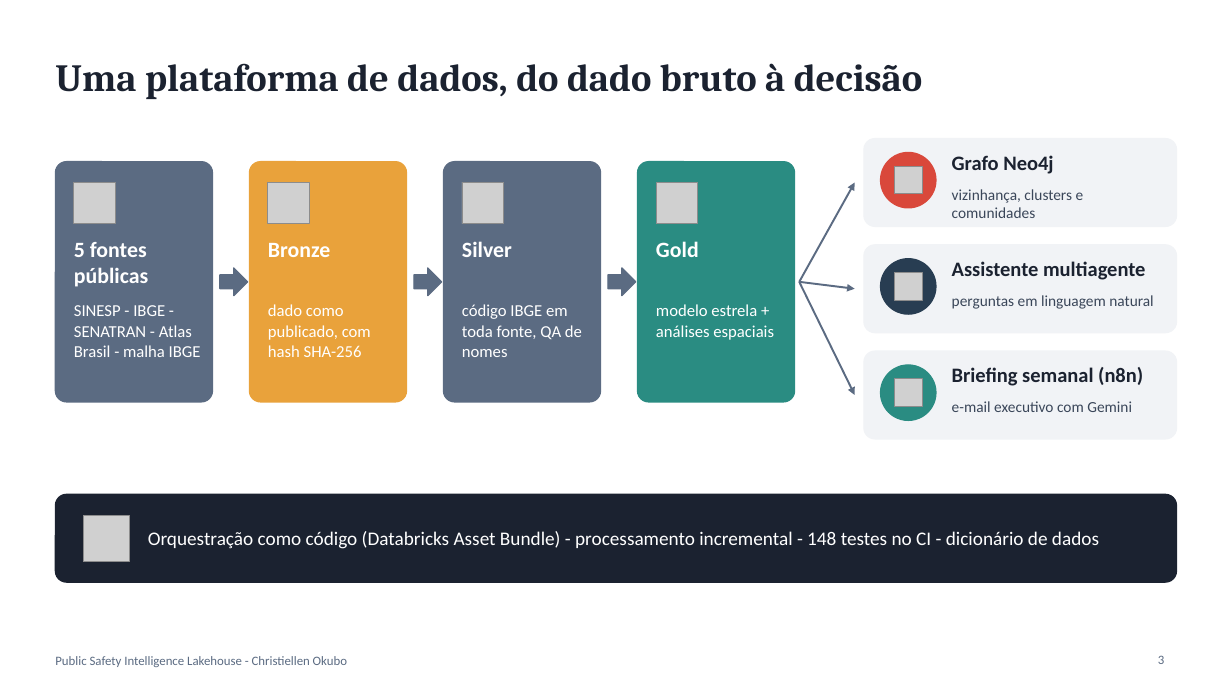
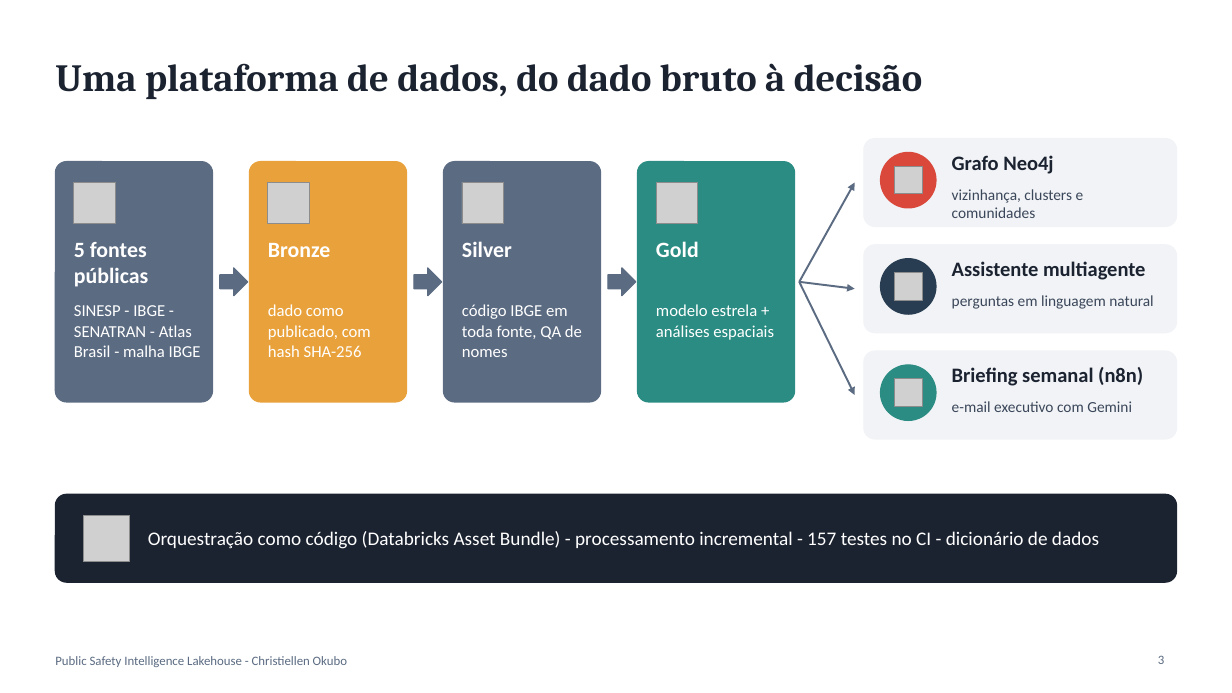
Before and after one commit to Christiellen/Public-Safety-Intelligence-Lakehouse, a slide deck: slide 3 of docs/presentation/PSI_Lakehouse_Apresentacao_PT_v4.pptx. Drawn at 1232x693 pixels with LibreOffice and Linux fonts; fonts in the diff are those of the drawing; grey boxes stand for pictures. Boxes give left, top, right and bottom in pixels: in the first picture for what was removed or moved away, otherwise in the second. Text is boxed around its words. In the diff, an @@ line names an element or a change of style, - is before the commit and + after.

```diff
--- a/docs/presentation/PSI_Lakehouse_Apresentacao_PT_v4.pptx
+++ b/docs/presentation/PSI_Lakehouse_Apresentacao_PT_v4.pptx
@@ text at [148,531,1099,549]: text changed @@
-Orquestração como código (Databricks Asset Bundle) - processamento incremental - 148 testes no CI - dicionário de dados
+Orquestração como código (Databricks Asset Bundle) - processamento incremental - 157 testes no CI - dicionário de dados
```
Also in this commit, not shown: 2 other slides changed, 4 other files.
